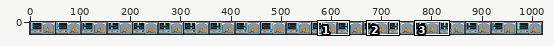
A sprite sheet gets an edit: branches/Grafics_Under_Development/madtulip/objects/ship station/madtulip_shipstation.png. The picture above shows the old version from afar; the outline marks the close-up.
Close-up. Before the edit:
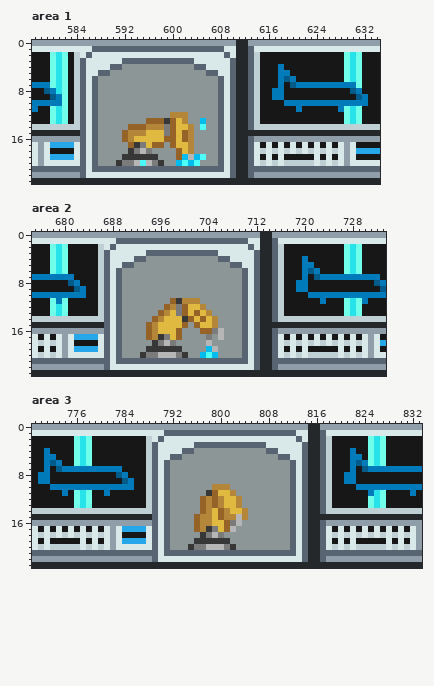
The file is 1020x24 pixels. Shown: area 1: x 577..634, y 0..23; area 2: x 675..733, y 0..23; area 3: x 769..833, y 0..23. The commit also changed other parts of the picture, which this record leaves out.
The result:
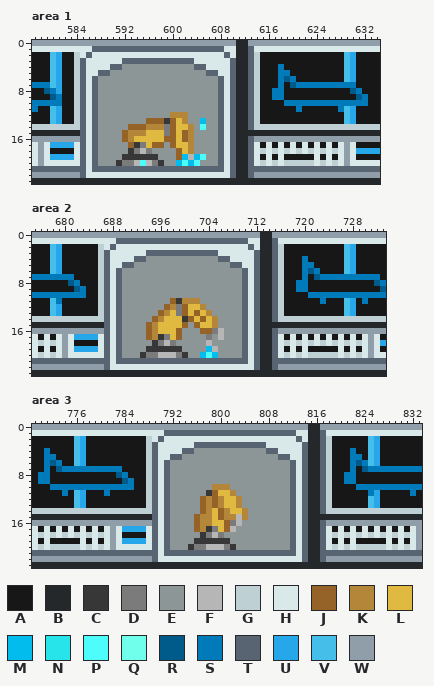
Palette (. is transparent): A #171717  B #25282a  C #373737  D #7b7b7b  E #8c9696  F #b6b6b6  G #bed0d4  H #d9e8e9  J #956327  K #b38639  L #dfb940  M #02bced  N #26e4ea  P #4dfdfc  Q #70ffea  R #005b8a  S #007ab9  T #596473  U #26a7ea  V #45bfea  W #909eaa
From old to new:
Changed rows in their new state; - is an unchanged pixel.
Area 1:
first column x 580:
 2 VUA----------------------------------------------VUA
 3 VUA----------------------------------------------VUA
 4 VUA----------------------------------------------VUA
 5 VUA----------------------------------------------VUA
 6 VUA----------------------------------------------VUA
 7 VUA------------------------------------------------A
 8 -UA-------------------------------------------------
 9 --A-------------------------------------------------
10 --A-------------------------------------------------
11 VUA----------------------------------------------VUA
12 VUA----------------------------------------------VUA
13 VUA----------------------------------------------VUA
Area 2:
first column x 678:
 2 VUA----------------------------------------------VUA
 3 VUA----------------------------------------------VUA
 4 VUA----------------------------------------------VUA
 5 VUA----------------------------------------------VUA
 6 VUA----------------------------------------------VUA
first column x 678:
11 V-A----------------------------------------------VUA
12 VUA----------------------------------------------VUA
13 VUA----------------------------------------------VUA
Area 3:
first column x 776:
 2 VUA----------------------------------------------VUA
 3 VUA----------------------------------------------VUA
 4 VUA----------------------------------------------VUA
 5 VUA----------------------------------------------VUA
 6 VUA----------------------------------------------VUA
first column x 776:
11 VUA-----------------------------------------------UA
12 VUA----------------------------------------------VUA
13 VUA----------------------------------------------VUA
Changed places in both close-ups, as pixel boxes (x1, y1, x2, y2):
changed: (50, 52, 68, 124)
changed: (344, 52, 362, 124)
changed: (50, 244, 68, 316)
changed: (344, 244, 362, 316)
changed: (74, 436, 92, 508)
changed: (368, 436, 386, 508)
